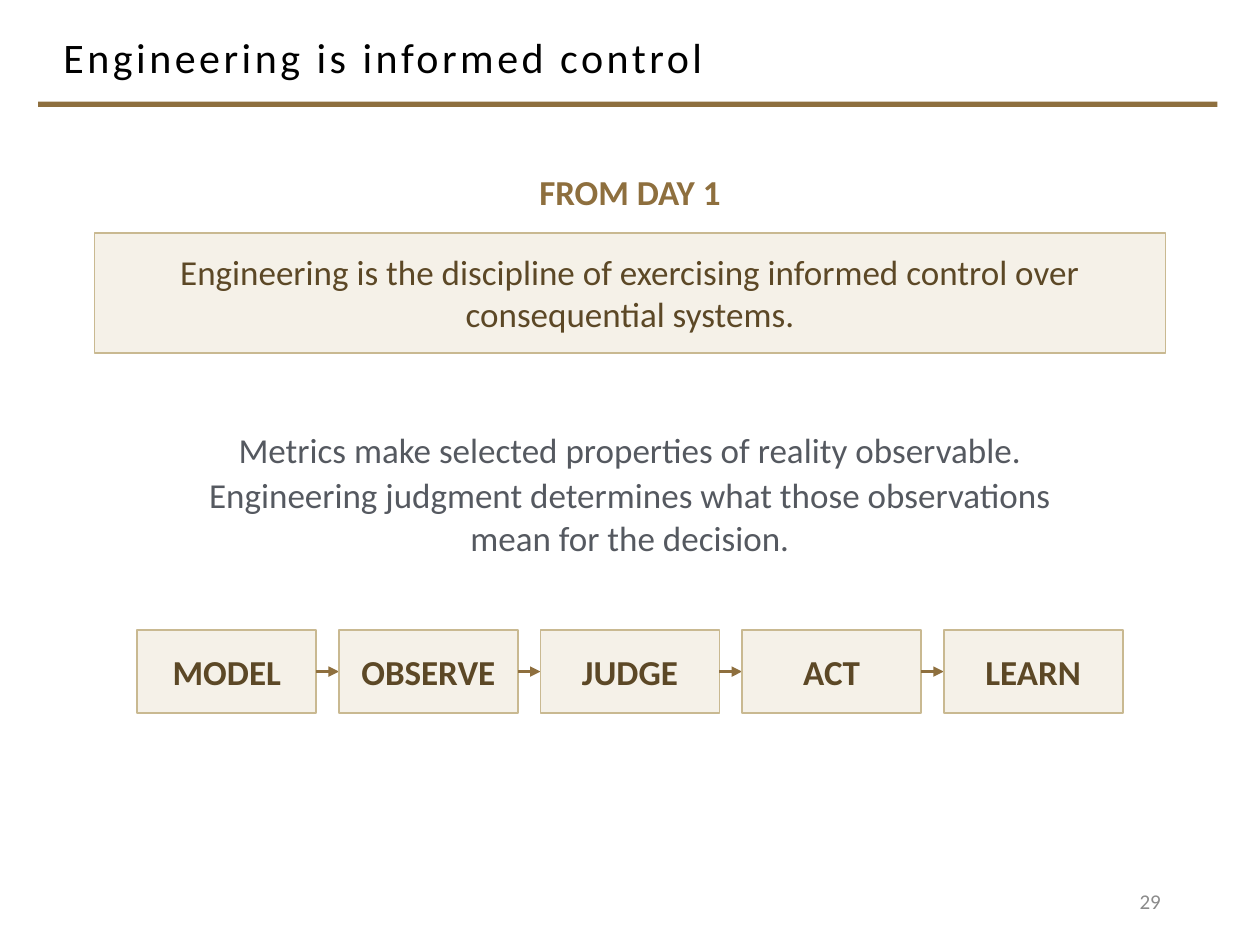
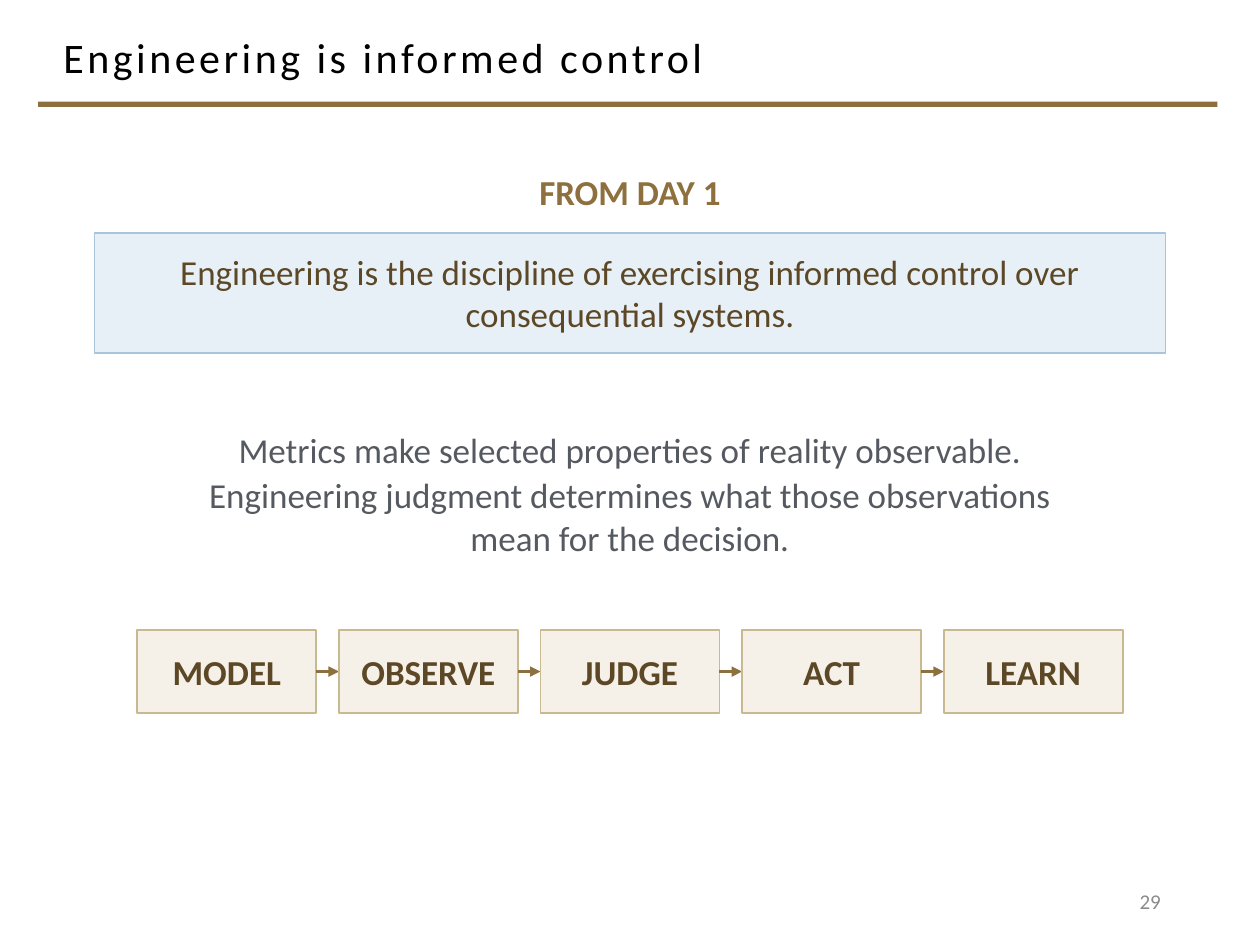
Before and after one commit to davisjam/model-based-agentic-software-engineering, a slide deck: slide 29 of course/lectures/act-1-foundations/09-engineering-decision-making-and-metrics/1-9-Engineering-Decision-Making-and-Metrics.pptx. Drawn at 1260x945 pixels with LibreOffice and Linux fonts; fonts in the diff are those of the drawing; background and template pictures are left out. Boxes give left, top, right and bottom in pixels: in the first picture for what was removed or moved away, otherwise in the second. Text is boxed around its words. In the diff, an @@ line names an element or a change of style, - is before the commit and + after.

```diff
--- a/course/lectures/act-1-foundations/09-engineering-decision-making-and-metrics/1-9-Engineering-Decision-Making-and-Metrics.pptx
+++ b/course/lectures/act-1-foundations/09-engineering-decision-making-and-metrics/1-9-Engineering-Decision-Making-and-Metrics.pptx
@@ rectangle "Engineering is the discipline of ..." at [94, 233, 1166, 353]: fill #F5F1E8 to #E8F0F7; outline #C9B991 1 pt to #A9C4DB 1 pt @@
```
Also in this commit, not shown: 11 other slides changed.
